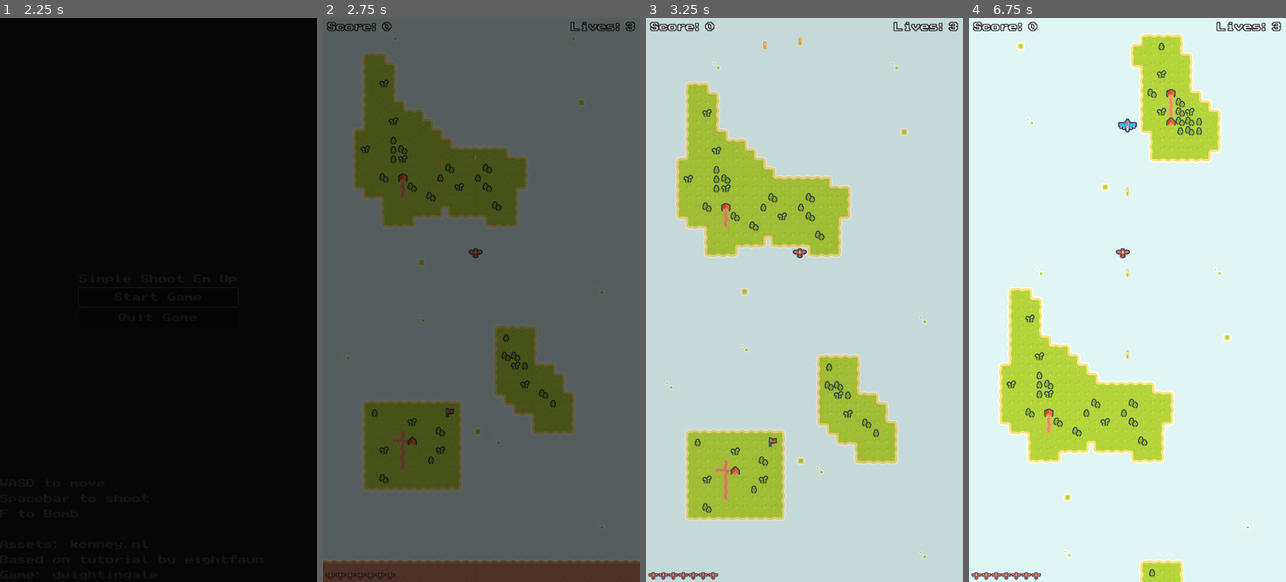
Above: before the commit, frames 1-4 (left to right).
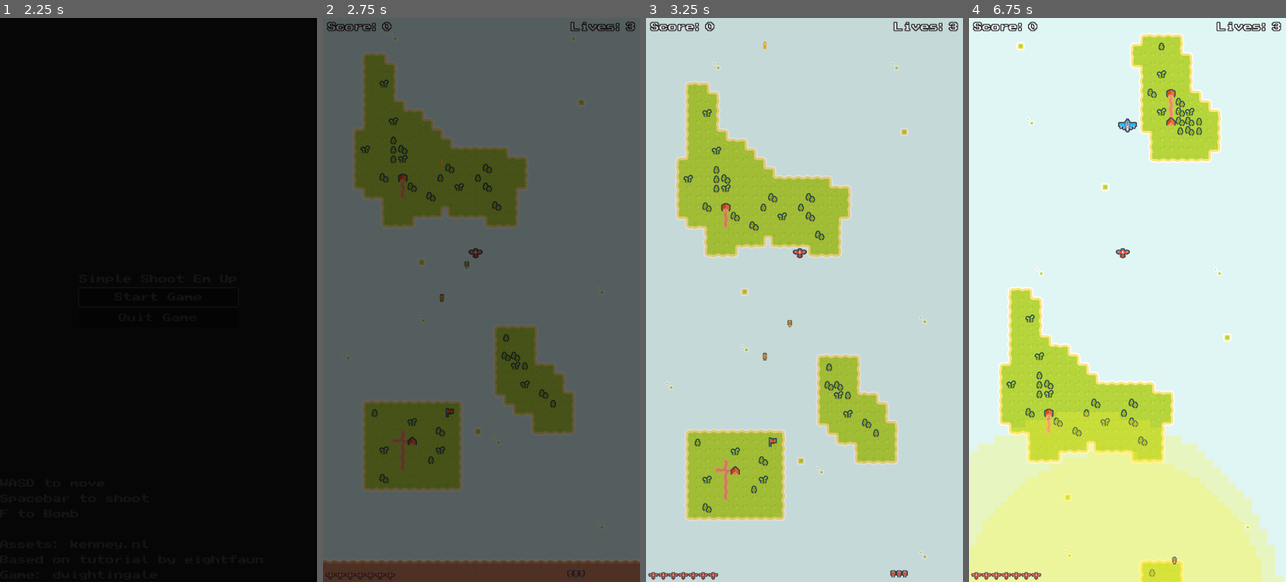
Above: after the commit, the same moments.

Repository: djneville/Simple-Shoot-Em-Up
Game: Godot game, scene res://Scenes/GUI/Menus/main_screen.tscn
The game is run twice, just before and just after one commit, with the same random seed, the same clock (stepped at 60 frames per second) and the same inputs.
Inputs (mouse positions are in pixels of both pictures, inside the frame that each line leads up to):
- Up to frame 1 (2.25 s): click "Start Game" at 0.5 s; click "Start Game" at 1.25 s; move the mouse to (228, 271) at 2.02 s; hold D (right) from 2.03 s (still down); hold F (bomb) from 2.03 s (still down); click (228, 271) at 2.17 s
- Up to frame 2 (2.75 s): keep holding D (right); keep holding F (bomb); tap Space (shoot) at 2.3 s
- Up to frame 3 (3.25 s): release D (right) at 2.75 s; release F (bomb) at 2.75 s; drag from (741, 328) to (798, 153) at 2.77 s
- Up to frame 4 (6.75 s): move the mouse to (1159, 175) at 3.52 s; hold D (right) 3.53-4.25 s; hold F (bomb) 3.53-4.25 s; tap Space (shoot) at 3.8, 5.3 s; drag from (1111, 412) to (1146, 153) at 4.27 s; move the mouse to (1222, 384) at 5.02 s; hold A (left) 5.03-5.75 s; hold F (bomb) 5.03-5.75 s; drag from (1032, 215) to (1162, 153) at 5.77 s; move the mouse to (1143, 300) at 6.52 s; hold [ (downgrade) from 6.53 s (still down); hold F (bomb) from 6.53 s (still down); click (1143, 300) at 6.67 s

Frame 1 is identical in both runs. In frame 2, less than 0.1% of the frame differs, in the area x 36-83%, y 24-100%; in frame 3, 0.1%; in frame 4, 21%, in the area x 0-100%, y 30-100%.

Commit message:
Refactored Bomb Component to work in the Weapon

Diff:
--- a/Scenes/Enemies/Enemy1/Enemy and Bullet/EnemyEntity.gd
+++ b/Scenes/Enemies/Enemy1/EnemyEntity.gd
@@ -1,6 +1,12 @@
 extends CharacterBody2D
 
-@onready var path_follow_2d = $".." #TODO NOOOOOOOOOOO EWWWWWWW
+#TODO: I think i understand how this works, but i dont like it...
+# what seems to be happening, is that anywhere this EnemyEntity is attached
+# to in a Node tree it will be able to look UPwards in the tree in the parents for the PathFollow2D that it needs
+# Yes, it allows for unique paths,but i dont like the inheretence wackyness
+# There MUST be a better way to declare the existance of multiple enemy path types
+# without having to attach the EnemyEntity to the Path, but rather the Path to the EnemyEntity
+@onready var path_follow_2d = $".." #TODO NOOOOOOOOOOO
 var PathRotation
 var noPathRotation
 
@@ -18,7 +24,8 @@
 
 func _death():
     $ShipExplode.play("explode")
-    queue_free()
+    # TODO: when do we free it?
+    # queue_free()
 
 #TODO: there might be a better way to directly be able to just call health's
 # take_damage without inheretince
--- a/Scenes/Enemies/Enemy1/Enemy and Bullet/EnemyEntity.tscn
+++ b/Scenes/Enemies/Enemy1/EnemyEntity.tscn
@@ -1,6 +1,6 @@
 [gd_scene load_steps=14 format=3 uid="uid://0o7dkwqtyyxj"]
 
-[ext_resource type="Script" path="res://Scenes/Enemies/Enemy1/Enemy and Bullet/EnemyEntity.gd" id="1_ws0e1"]
+[ext_resource type="Script" path="res://Scenes/Enemies/Enemy1/EnemyEntity.gd" id="1_ws0e1"]
 [ext_resource type="PackedScene" uid="uid://drin2ypsnbwlx" path="res://Scenes/Health/Health.tscn" id="2_co7y2"]
 [ext_resource type="PackedScene" uid="uid://dcct87i2bniia" path="res://Scenes/Projectiles/WeaponComponent.tscn" id="3_076ob"]
 [ext_resource type="Texture2D" uid="uid://dvg8bm3otvxvq" path="res://Assets/Ships/ship_0000.png" id="4_d1cxr"]
--- a/Scenes/Enemies/Enemy1/enemy1path1.tscn
+++ b/Scenes/Enemies/Enemy1/enemy1path1.tscn
@@ -1,8 +1,8 @@
 [gd_scene load_steps=5 format=3 uid="uid://bp4o1lp7qqjgl"]
 
 [ext_resource type="Script" path="res://Scenes/Enemies/Enemy1/Enemy1-Path2d.gd" id="1_bqx5q"]
-[ext_resource type="PackedScene" uid="uid://0o7dkwqtyyxj" path="res://Scenes/Enemies/Enemy1/Enemy and Bullet/EnemyEntity.tscn" id="2_cdq8i"]
-[ext_resource type="Script" path="res://Scenes/Enemies/Enemy1/Enemy1-PathFollow2D.gd" id="2_duov7"]
+[ext_resource type="PackedScene" uid="uid://0o7dkwqtyyxj" path="res://Scenes/Enemies/Enemy1/EnemyEntity.tscn" id="2_cdq8i"]
+[ext_resource type="Script" path="res://Scenes/Enemies/Enemy1/EnemyPath.gd" id="2_duov7"]
 
 [sub_resource type="Curve2D" id="Curve2D_g1gxh"]
 _data = {
--- a/Scenes/Enemies/Enemy1/enemy1path2.tscn
+++ b/Scenes/Enemies/Enemy1/enemy1path2.tscn
@@ -1,7 +1,7 @@
 [gd_scene load_steps=4 format=3 uid="uid://b2ey0p8sj1yme"]
 
-[ext_resource type="Script" path="res://Scenes/Enemies/Enemy1/Enemy1-PathFollow2D.gd" id="1_xjx8g"]
-[ext_resource type="PackedScene" uid="uid://0o7dkwqtyyxj" path="res://Scenes/Enemies/Enemy1/Enemy and Bullet/EnemyEntity.tscn" id="2_ltwrl"]
+[ext_resource type="Script" path="res://Scenes/Enemies/Enemy1/EnemyPath.gd" id="1_xjx8g"]
+[ext_resource type="PackedScene" uid="uid://0o7dkwqtyyxj" path="res://Scenes/Enemies/Enemy1/EnemyEntity.tscn" id="2_ltwrl"]
 
 [sub_resource type="Curve2D" id="Curve2D_g1gxh"]
 _data = {
--- a/Scenes/Enemies/Enemy1/enemy1path3.tscn
+++ b/Scenes/Enemies/Enemy1/enemy1path3.tscn
@@ -1,8 +1,8 @@
 [gd_scene load_steps=5 format=3 uid="uid://ck637ksfd6jm1"]
 
-[ext_resource type="Script" path="res://Scenes/Enemies/Enemy1/Enemy1-PathFollow2D.gd" id="1_p7ibh"]
+[ext_resource type="Script" path="res://Scenes/Enemies/Enemy1/EnemyPath.gd" id="1_p7ibh"]
 [ext_resource type="Script" path="res://Scenes/Enemies/Enemy1/Enemy1-Path2d.gd" id="1_ppl3w"]
-[ext_resource type="PackedScene" uid="uid://0o7dkwqtyyxj" path="res://Scenes/Enemies/Enemy1/Enemy and Bullet/EnemyEntity.tscn" id="2_65qc3"]
+[ext_resource type="PackedScene" uid="uid://0o7dkwqtyyxj" path="res://Scenes/Enemies/Enemy1/EnemyEntity.tscn" id="2_65qc3"]
 
 [sub_resource type="Curve2D" id="Curve2D_g1gxh"]
 _data = {
--- a/Scenes/Enemies/Enemy1/enemy1path4.tscn
+++ b/Scenes/Enemies/Enemy1/enemy1path4.tscn
@@ -1,8 +1,8 @@
 [gd_scene load_steps=5 format=3 uid="uid://205cxlwff73b"]
 
 [ext_resource type="Script" path="res://Scenes/Enemies/Enemy1/Enemy1-Path2d.gd" id="1_cmpsv"]
-[ext_resource type="Script" path="res://Scenes/Enemies/Enemy1/Enemy1-PathFollow2D.gd" id="2_pe686"]
-[ext_resource type="PackedScene" uid="uid://0o7dkwqtyyxj" path="res://Scenes/Enemies/Enemy1/Enemy and Bullet/EnemyEntity.tscn" id="3_83o12"]
+[ext_resource type="Script" path="res://Scenes/Enemies/Enemy1/EnemyPath.gd" id="2_pe686"]
+[ext_resource type="PackedScene" uid="uid://0o7dkwqtyyxj" path="res://Scenes/Enemies/Enemy1/EnemyEntity.tscn" id="3_83o12"]
 
 [sub_resource type="Curve2D" id="Curve2D_g1gxh"]
 _data = {
--- a/Scenes/Enemies/Enemy1/enemy1path5.tscn
+++ b/Scenes/Enemies/Enemy1/enemy1path5.tscn
@@ -1,8 +1,8 @@
 [gd_scene load_steps=5 format=3 uid="uid://b2u3pvbqwh6oa"]
 
 [ext_resource type="Script" path="res://Scenes/Enemies/Enemy1/Enemy1-Path2d.gd" id="1_cfnep"]
-[ext_resource type="Script" path="res://Scenes/Enemies/Enemy1/Enemy1-PathFollow2D.gd" id="2_ek37b"]
-[ext_resource type="PackedScene" uid="uid://0o7dkwqtyyxj" path="res://Scenes/Enemies/Enemy1/Enemy and Bullet/EnemyEntity.tscn" id="3_fqj57"]
+[ext_resource type="Script" path="res://Scenes/Enemies/Enemy1/EnemyPath.gd" id="2_ek37b"]
+[ext_resource type="PackedScene" uid="uid://0o7dkwqtyyxj" path="res://Scenes/Enemies/Enemy1/EnemyEntity.tscn" id="3_fqj57"]
 
 [sub_resource type="Curve2D" id="Curve2D_g1gxh"]
 _data = {
--- a/Scenes/Enemies/Enemy3/Enemy3-PathFollow2D.gd
+++ b/Scenes/Enemies/Enemy3/Enemy3-PathFollow2D.gd
@@ -8,4 +8,3 @@
     progress += speed * delta
     if progress_ratio == 1:
         emit_signal("progress_ratio_1", progress_ratio)
-    pass
--- /dev/null
+++ b/Scenes/GUI/GameplayGUI/BombBar.gd
@@ -0,0 +1,16 @@
+extends TextureProgressBar
+
+func _ready():
+    #TODO: figure out how to just get the Player Node right off the bat, no need for groups
+    var players = get_tree().get_nodes_in_group("player")
+    var player = players[0]
+
+    var weapon = player.get_node("WeaponComponent")
+
+    weapon.bomb_inventory_change.connect(_on_bomb_inventory_change)
+
+    self.value = weapon.bomb_inventory
+
+# Signal handler for health changes
+func _on_bomb_inventory_change(new_bomb_inventory):
+    self.value = new_bomb_inventory
--- a/Scenes/GUI/GameplayGUI/HUD.tscn
+++ b/Scenes/GUI/GameplayGUI/HUD.tscn
@@ -1,10 +1,12 @@
-[gd_scene load_steps=6 format=3 uid="uid://dds0uhdcqiv72"]
+[gd_scene load_steps=8 format=3 uid="uid://dds0uhdcqiv72"]
 
 [ext_resource type="Theme" uid="uid://7yoxxwxaw0n2" path="res://Assets/Font/maintheme.tres" id="1_4sdwr"]
 [ext_resource type="Texture2D" uid="uid://covvnpo102y3v" path="res://Assets/Tiles/HealthBar.png" id="2_lp1jt"]
 [ext_resource type="Script" path="res://Scenes/GUI/GameplayGUI/ScoreNumber.gd" id="2_v3eyu"]
 [ext_resource type="Script" path="res://Scenes/GUI/GameplayGUI/LivesNumber.gd" id="3_nhk45"]
 [ext_resource type="Script" path="res://Scenes/GUI/GameplayGUI/HealthBar.gd" id="5_pfjij"]
+[ext_resource type="Texture2D" uid="uid://dnrpoeyfehamc" path="res://Assets/Tiles/BombBar.png" id="6_hb3fk"]
+[ext_resource type="Script" path="res://Scenes/GUI/GameplayGUI/BombBar.gd" id="6_j0fah"]
 
 [node name="Control" type="Control"]
 texture_filter = 1
@@ -82,3 +84,23 @@
 value = 7.0
 texture_progress = ExtResource("2_lp1jt")
 script = ExtResource("5_pfjij")
+
+[node name="MarginContainer4" type="MarginContainer" parent="."]
+layout_mode = 1
+anchors_preset = 2
+anchor_top = 1.0
+anchor_bottom = 1.0
+offset_left = 412.0
+offset_top = -20.0
+offset_right = 535.0
+offset_bottom = -3.0
+grow_vertical = 0
+theme_override_constants/margin_left = 4
+theme_override_constants/margin_bottom = 4
+
+[node name="Bombs" type="TextureProgressBar" parent="MarginContainer4"]
+layout_mode = 2
+max_value = 7.0
+value = 7.0
+texture_progress = ExtResource("6_hb3fk")
+script = ExtResource("6_j0fah")
--- a/Scenes/Player/PlayerEntity.gd
+++ b/Scenes/Player/PlayerEntity.gd
@@ -17,9 +17,6 @@
 @onready var u_1_collision_detection = $Upgrade1/U1CollisionDetection
 @onready var areacollision1 = $Upgrade1/U1CollisionDetection/CollisionShape2D
 @onready var upgrade_1_col_shape = $Upgrade1ColShape
-
-#anims and timer
-@onready var ship_explode = $ShipExplode
 
 @export var reset_level := false
 
@@ -42,9 +39,9 @@
 
 func _death():
     if upgradelvl == 0:
-        ship_explode.play("explode0")
+        $ShipExplode.play("explode0")
     if upgradelvl == 1:
-        ship_explode.play("explode1")
+        $ShipExplode.play("explode1")
     Gamestats.lives -= 1
     Gamestats.score = 0
     if Gamestats.lives <= 0:
@@ -76,27 +73,32 @@
         invulnerability.start_invulnerability()
         health.take_damage(damage)
 
-
 func _on_collision_detection_body_entered(body):
     if body.is_in_group("enemy"): #TODO: make this more clear that its not related to BULLETS (IDK IF GROUPS IS THE BEST WAY
         body.take_damage(10)
         take_damage(2)
 
 func _process(_delta):
-    if Input.is_action_pressed("upgrade"):
-        upgrade()
-    if Input.is_action_pressed("downgrade"):
-        downgrade()
     var input_dir = Input.get_vector("left", "right", "up", "down")
     # TODO: delta here is often too low as the time for frame draw
     self.velocity = input_dir * speed # * delta
     # print("fps: ", 1 / delta)
     move_and_slide()
 
-    clamp_viewport()
-
     if Input.is_action_pressed("shoot"):
         weapon.fire_bullet(self.global_position, Vector2.UP, self)
+
+    if Input.is_action_pressed("bomb"):
+        weapon.drop_bomb(self.global_position, self)
+
+    if Input.is_action_pressed("upgrade"):
+        upgrade()
+    if Input.is_action_pressed("downgrade"):
+        downgrade()
+
+
+    clamp_viewport() #TODO: do this somehwere else like in the main scene when thats made
+
 
 func downgrade():
     #disable 1
@@ -127,11 +129,9 @@
     u_1_collision_detection.monitoring = true
     areacollision1.set_deferred("disabled", false)
 
-func _on_bomb_reload_timeout():
-    pass #TODO this will be covered in the bomb/weapon component just like the bullet
-
 func add_bomb():
-    pass #TODO: same as the bullet stuff
+    pass
+    #TODO: figure out where to put this collision logic, probably just in the Item Component, NOT HERE!
     #if bombs < 7:
         #bombs += 1
     #else:
--- a/Scenes/Player/PlayerEntity.tscn
+++ b/Scenes/Player/PlayerEntity.tscn
@@ -7,6 +7,24 @@
 [ext_resource type="Texture2D" uid="uid://yykpgr4whni3" path="res://Assets/Tiles/spritesheetexplosion.png" id="4_i5o5f"]
 [ext_resource type="PackedScene" uid="uid://dcct87i2bniia" path="res://Scenes/Projectiles/WeaponComponent.tscn" id="6_48557"]
 [ext_resource type="Texture2D" uid="uid://ddji6d67k2nh4" path="res://Assets/Ships/ship_0001.png" id="6_dbcj8"]
+
+[sub_resource type="Animation" id="Animation_x4ch1"]
+resource_name = "Flash"
+length = 0.1
+loop_mode = 1
+step = 0.05
+tracks/0/type = "value"
+tracks/0/imported = false
+tracks/0/enabled = true
+tracks/0/path = NodePath("Upgrade0/PlaneSprite0:visible")
+tracks/0/interp = 1
+tracks/0/loop_wrap = true
+tracks/0/keys = {
+"times": PackedFloat32Array(0, 0.05, 0.1),
+"transitions": PackedFloat32Array(1, 1, 1),
+"update": 1,
+"values": [true, false, true]
+}
 
 [sub_resource type="Animation" id="Animation_qdtby"]
 resource_name = "Flash1"
@@ -17,24 +35,6 @@
 tracks/0/imported = false
 tracks/0/enabled = true
 tracks/0/path = NodePath("Upgrade1/PlaneSprite1:visible")
-tracks/0/interp = 1
-tracks/0/loop_wrap = true
-tracks/0/keys = {
-"times": PackedFloat32Array(0, 0.05, 0.1),
-"transitions": PackedFloat32Array(1, 1, 1),
-"update": 1,
-"values": [true, false, true]
-}
-
-[sub_resource type="Animation" id="Animation_x4ch1"]
-resource_name = "Flash"
-length = 0.1
-loop_mode = 1
-step = 0.05
-tracks/0/type = "value"
-tracks/0/imported = false
-tracks/0/enabled = true
-tracks/0/path = NodePath("Upgrade0/PlaneSprite0:visible")
 tracks/0/interp = 1
 tracks/0/loop_wrap = true
 tracks/0/keys = {
--- a/Scenes/Projectiles/Bomb.gd
+++ /dev/null
@@ -1,28 +0,0 @@
-extends Area2D
-
-var speed = -300
-
-var damage = 1
-
-var hit = false
-
-func _process(delta):
-    if !hit:
-        position.y += delta * speed
-        if position.y <= 0:
-            hit = true
-            $bombexplode.play("bombexplode")
-#when this area2D collides (i.e. when the body_entered signal is emitted), then send the damage to that node
-
-func _on_body_entered(body):
-    if body.is_in_group("enemy"):
-        hit = true
-        $bombexplode.play("bombexplode")
-
-func _on_despawn_timer_timeout():
-    queue_free()
-
-func _on_explosion_body_entered(body):
-    if body.is_in_group("enemy") and !body.bombed:
-        body.enemy_hit(50)
-        body.bombed = true
--- /dev/null
+++ b/Scenes/Projectiles/BombComponent.gd
@@ -0,0 +1,65 @@
+extends Area2D
+class_name BombComponent
+
+@export var speed: float = 200.0
+@export var damage: int = 50
+@export var explosion_radius: float = 100.0
+@export var lifetime: float = 3.0
+
+var velocity: Vector2 = Vector2.DOWN
+var ownerr: Node
+
+@onready var explosion_area = $ExplosionArea
+
+func initialize(shooter: Node):
+    ownerr = shooter
+    # TODO:improve how these initialize functions work, with defaults and stuff
+
+
+func _ready():
+    velocity = Vector2.DOWN * speed
+    var lifetime_timer = Timer.new()
+    lifetime_timer.wait_time = lifetime
+    lifetime_timer.one_shot = true
+    lifetime_timer.timeout.connect(_on_timeout)
+    add_child(lifetime_timer)
+    lifetime_timer.start()
+    # TODO: again this is implicit in the Area2D node
+    #body_entered.connect(_on_body_entered)
+    #TODO: this is gross, you ahve to iterate through possible the signal handler arguments..
+    $BombExplosionAnimation.animation_finished.connect(_on_animation_timeout)
+
+
+func _physics_process(delta):
+    position += velocity * delta
+   # if position.y >= get_viewport_rect().size.y:
+       #queue_free()
+
+func _on_body_entered(body):
+    if body == ownerr:
+        return
+    if body.is_in_group("enemy"):
+        explode()
+
+func explode():
+    print("BOMB EXPLODED at:", self.global_position)
+    velocity = Vector2.ZERO
+    $BombExplosionAnimation.play("BombExplosion")
+    explosion_area.body_entered.connect(_on_explosion_body_entered)
+    #TODO: figure out how to better queue_free() things
+    $BombSprite.visible = false # BAD BAD BAD silly, but better than the animation UI setup??? IDK
+
+func _on_explosion_body_entered(body):
+    if body == ownerr:
+        return
+    if body.is_in_group("enemy"):
+        body.take_damage(damage)
+
+func _on_timeout():
+    explode()
+
+#TODO: this is ridiculous, unexlpained way to have "NO ARGS" to a signal handler...
+func _on_animation_timeout(anim_name):
+    if anim_name == "BombExplosion": # LMAO
+        print("ENTERED!!!") # NOOOOOO EWWWWWW IT WORKED....
+        self.queue_free()
--- a/Scenes/Projectiles/Bomb.tscn
+++ b/Scenes/Projectiles/BombComponent.tscn
@@ -1,6 +1,6 @@
 [gd_scene load_steps=8 format=3 uid="uid://claoqiocun5rt"]
 
-[ext_resource type="Script" path="res://Scenes/Projectiles/Bomb.gd" id="1_g6f82"]
+[ext_resource type="Script" path="res://Scenes/Projectiles/BombComponent.gd" id="1_g6f82"]
 [ext_resource type="Texture2D" uid="uid://brsccllo67eco" path="res://Assets/Tiles/tile_0018.png" id="2_1d0vb"]
 [ext_resource type="Texture2D" uid="uid://dpg4c2khrhqr1" path="res://Assets/Tiles/bombexplosion.png" id="3_yybf8"]
 
@@ -9,65 +9,39 @@
 height = 12.0
 
 [sub_resource type="Animation" id="Animation_6byfw"]
-resource_name = "bombexplode"
+resource_name = "BombExplosion"
 length = 2.5
 tracks/0/type = "value"
 tracks/0/imported = false
 tracks/0/enabled = true
-tracks/0/path = NodePath("bomb:visible")
+tracks/0/path = NodePath("ExplosionArea/CollisionShape2D:scale")
 tracks/0/interp = 1
 tracks/0/loop_wrap = true
 tracks/0/keys = {
-"times": PackedFloat32Array(0, 2.5),
-"transitions": PackedFloat32Array(1, 1),
-"update": 1,
-"values": [false, true]
-}
-tracks/1/type = "method"
-tracks/1/imported = false
-tracks/1/enabled = true
-tracks/1/path = NodePath(".")
-tracks/1/interp = 1
-tracks/1/loop_wrap = true
-tracks/1/keys = {
-"times": PackedFloat32Array(2.5),
-"transitions": PackedFloat32Array(1),
-"values": [{
-"args": [],
-"method": &"queue_free"
-}]
-}
-tracks/2/type = "value"
-tracks/2/imported = false
-tracks/2/enabled = true
-tracks/2/path = NodePath("explosion/CollisionShape2D:scale")
-tracks/2/interp = 1
-tracks/2/loop_wrap = true
-tracks/2/keys = {
 "times": PackedFloat32Array(0, 1.5),
 "transitions": PackedFloat32Array(1, 1),
 "update": 0,
 "values": [Vector2(1, 1), Vector2(60, 60)]
 }
-tracks/3/type = "value"
-tracks/3/imported = false
-tracks/3/enabled = true
-tracks/3/path = NodePath("bombexplosion:visible")
-tracks/3/interp = 1
-tracks/3/loop_wrap = true
-tracks/3/keys = {
+tracks/1/type = "value"
+tracks/1/imported = false
+tracks/1/enabled = true
+tracks/1/path = NodePath("BombExplosionSprite:visible")
+tracks/1/interp = 1
+tracks/1/loop_wrap = true
+tracks/1/keys = {
 "times": PackedFloat32Array(0, 2.5),
 "transitions": PackedFloat32Array(1, 1),
 "update": 1,
 "values": [true, false]
 }
-tracks/4/type = "value"
-tracks/4/imported = false
-tracks/4/enabled = true
-tracks/4/path = NodePath("bombexplosion:scale")
-tracks/4/interp = 1
-tracks/4/loop_wrap = true
-tracks/4/keys = {
+tracks/2/type = "value"
+tracks/2/imported = false
+tracks/2/enabled = true
+tracks/2/path = NodePath("BombExplosionSprite:scale")
+tracks/2/interp = 1
+tracks/2/loop_wrap = true
+tracks/2/keys = {
 "times": PackedFloat32Array(0, 1.5),
 "transitions": PackedFloat32Array(1, 1),
 "update": 0,
@@ -76,7 +50,7 @@
 
 [sub_resource type="AnimationLibrary" id="AnimationLibrary_h0c76"]
 _data = {
-"bombexplode": SubResource("Animation_6byfw")
+"BombExplosion": SubResource("Animation_6byfw")
 }
 
 [sub_resource type="CircleShape2D" id="CircleShape2D_cle34"]
@@ -85,13 +59,12 @@
 [node name="Bomb" type="Area2D"]
 script = ExtResource("1_g6f82")
 
-[node name="bomb" type="Sprite2D" parent="."]
+[node name="BombSprite" type="Sprite2D" parent="."]
 texture_filter = 1
 scale = Vector2(0.8, 0.8)
 texture = ExtResource("2_1d0vb")
 
-[node name="bombexplosion" type="Sprite2D" parent="."]
-visible = false
+[node name="BombExplosionSprite" type="Sprite2D" parent="."]
 texture_filter = 1
 scale = Vector2(0.240156, 0.240156)
 texture = ExtResource("3_yybf8")
@@ -99,20 +72,15 @@
 [node name="CollisionShape2D" type="CollisionShape2D" parent="."]
 shape = SubResource("CapsuleShape2D_anxx7")
 
-[node name="despawn timer" type="Timer" parent="."]
-wait_time = 10.0
-autostart = true
-
-[node name="bombexplode" type="AnimationPlayer" parent="."]
+[node name="BombExplosionAnimation" type="AnimationPlayer" parent="."]
 libraries = {
 "": SubResource("AnimationLibrary_h0c76")
 }
 
-[node name="explosion" type="Area2D" parent="."]
+[node name="ExplosionArea" type="Area2D" parent="."]
 
-[node name="CollisionShape2D" type="CollisionShape2D" parent="explosion"]
+[node name="CollisionShape2D" type="CollisionShape2D" parent="ExplosionArea"]
 shape = SubResource("CircleShape2D_cle34")
 
 [connection signal="body_entered" from="." to="." method="_on_body_entered"]
-[connection signal="timeout" from="despawn timer" to="." method="_on_despawn_timer_timeout"]
-[connection signal="body_entered" from="explosion" to="." method="_on_explosion_body_entered"]
+[connection signal="body_entered" from="ExplosionArea" to="." method="_on_explosion_body_entered"]
--- a/Scenes/Projectiles/BulletComponent.gd
+++ b/Scenes/Projectiles/BulletComponent.gd
@@ -14,7 +14,6 @@
     direction = new_direction.normalized()
     speed = new_speed
     damage = new_damage
-    velocity = direction * speed
     ownerr = shooter
     print("Bullet initialized with direction:", direction, "Velocity:", velocity)
 
@@ -28,7 +27,6 @@
     add_child(lifetime_timer)
     lifetime_timer.start()
     print("Bullet direction:", direction, "Velocity:", velocity)
-
     #TODO: THIS IS IMPLICITELY ALREADY LINKED!!!!
     # body_entered.connect(_on_body_entered)
 
@@ -39,13 +37,10 @@
 func _on_body_entered(body):
     if body == ownerr:
         return  # Ignore collision with the shooter
+    $BulletExplosion.play("BulletExplosion")
+    body.take_damage(damage)
+    #TODO: No need to FREE here because I guess it just disappears from the animation and then lifetime timeout????? seems bad
 
-    if body.has_method("take_damage"):
-        body.take_damage(damage)
-
-    # Play explosion animation if it exists
-    $BulletExplosion.play("BulletExplosion")
-    queue_free()
-
+#TODO: This is perhaps just a default _on_timeout that can get overwritten in the WeaponComponent?
 func _on_timeout():
     queue_free()
--- a/Scenes/Projectiles/BulletComponent.tscn
+++ b/Scenes/Projectiles/BulletComponent.tscn
@@ -30,7 +30,7 @@
 tracks/1/interp = 1
 tracks/1/loop_wrap = true
 tracks/1/keys = {
-"times": PackedFloat32Array(0, 0.1),
+"times": PackedFloat32Array(0, 0.0385),
 "transitions": PackedFloat32Array(1, 1),
 "update": 1,
 "values": [true, false]
--- a/Scenes/Projectiles/WeaponComponent.gd
+++ b/Scenes/Projectiles/WeaponComponent.gd
@@ -1,8 +1,14 @@
 extends Node2D
 class_name WeaponComponent
 
+#TODO: Dwight: WE CAN ABSTRACT THIS WHOLE THING EVEN FURTHER TO JUST ONE METHOD OF "release projectile",
+# and then not have to have separate methods for the bullet and bomb projectiles. and instead all the logic for
+# different Projectile behavior can be done in versions of a Projectile Node
+#TODO:
+enum ProjectileType { BULLET, BOMB }
 #TODO: what in the fuck how can you load the scene not as the BulletComponent Class (the root node?!)
 @export var bullet_scene: PackedScene = preload("res://Scenes/Projectiles/BulletComponent.tscn")
+@export var bomb_scene: PackedScene = preload("res://Scenes/Projectiles/BombComponent.tscn")
 
 #TODO: at somepoint just use the default bullet properties
 #TODO: make these customizable also
@@ -10,13 +16,23 @@
 @export var bullet_damage: int = 1
 @export var fire_rate: float = 0.25 # Seconds between shots
 
-@onready var shoot_timer = $FireTimer
+@export var bomb_inventory: int = 5
+signal bomb_inventory_change(new_bomb_inventory)
+
 #TODO: WHEN SHOULD WE PROGRAMMATICALLY ADD NODES OR NOT!!!??????
+# When trying to initialize these in the _ready as just Timer.new() things go wrong for some reason
+@onready var shoot_timer = $BulletTimer
+@onready var bomb_timer = $BombTimer
+
 
 func _ready():
     shoot_timer.wait_time = fire_rate
-    shoot_timer.one_shot = true  # One-shot timer for cooldown
+    shoot_timer.one_shot = true
     shoot_timer.timeout.connect(_on_timeout)
+
+    bomb_timer.wait_time = fire_rate
+    bomb_timer.one_shot = true # this is misleading, it means that the timer goes forever, not once?
+    #TODO: for now there is no reason to have a timeout for the bomb other than just its default queue_free(no animations?)
 
 func fire_bullet(start_position: Vector2, direction: Vector2, shooter: Node):
     if shoot_timer.time_left == 0:
@@ -30,6 +46,24 @@
         # long enough to not happen more than once between the fire_rate occuring
         print("WeaponComponent: Bullet fired at", start_position, "direction", direction, "shooter:", shooter.name)
 
+func drop_bomb(start_position: Vector2, shooter: Node):
+    #TODO: this is bad place, figure out somehwere else
+    if bomb_inventory == 0:
+        return
+    #TODO: I dont like this, there should be a better way to use the timer.
+    if bomb_timer.time_left == 0:
+        var bomb = bomb_scene.instantiate()
+        get_tree().current_scene.add_child(bomb)  # Add to main scene to prevent inheriting transforms
+        bomb.global_position = start_position
+        #TODO: look at init functions!! fix the defaults and stuff
+        bomb.initialize(shooter)  # Initialize bullet properties
+        bomb_timer.start()
+        bomb_inventory -= 1
+        bomb_inventory_change.emit(bomb_inventory)
+        # TODO: this is ugly but works only because the animation is
+        # long enough to not happen more than once between the fire_rate occuring
+        print("WeaponComponent: Bomb dropped at", start_position, "shooter:", shooter.name)
 
+#TODO: confused on why this is needed here but can change this when projectile's abstraction is created
 func _on_timeout():
     $MuzzleFlash.stop()
--- a/Scenes/Projectiles/WeaponComponent.tscn
+++ b/Scenes/Projectiles/WeaponComponent.tscn
@@ -1,8 +1,7 @@
-[gd_scene load_steps=6 format=3 uid="uid://dcct87i2bniia"]
+[gd_scene load_steps=5 format=3 uid="uid://dcct87i2bniia"]
 
 [ext_resource type="Script" path="res://Scenes/Projectiles/WeaponComponent.gd" id="1_2vbg5"]
 [ext_resource type="Texture2D" uid="uid://cb4rd54421yrl" path="res://Assets/Tiles/tile_0005.png" id="2_u7o8s"]
-[ext_resource type="PackedScene" uid="uid://cwc6b6ocb6iaf" path="res://Scenes/Projectiles/BulletComponent.tscn" id="3_h8jra"]
 
 [sub_resource type="Animation" id="Animation_fkwep"]
 resource_name = "MuzzleFlashAnimation"
@@ -42,7 +41,9 @@
 [node name="Weapon" type="Node2D"]
 script = ExtResource("1_2vbg5")
 
-[node name="FireTimer" type="Timer" parent="."]
+[node name="BulletTimer" type="Timer" parent="."]
+
+[node name="BombTimer" type="Timer" parent="."]
 
 [node name="MuzzleFlash" type="AnimationPlayer" parent="."]
 libraries = {
@@ -56,5 +57,3 @@
 rotation = -0.174533
 scale = Vector2(0.991951, 1.01936)
 texture = ExtResource("2_u7o8s")
-
-[node name="Bullet" parent="." instance=ExtResource("3_h8jra")]
Renamed: Scenes/Enemies/Enemy1/Enemy1-PathFollow2D.gd -> Scenes/Enemies/Enemy1/EnemyPath.gd
